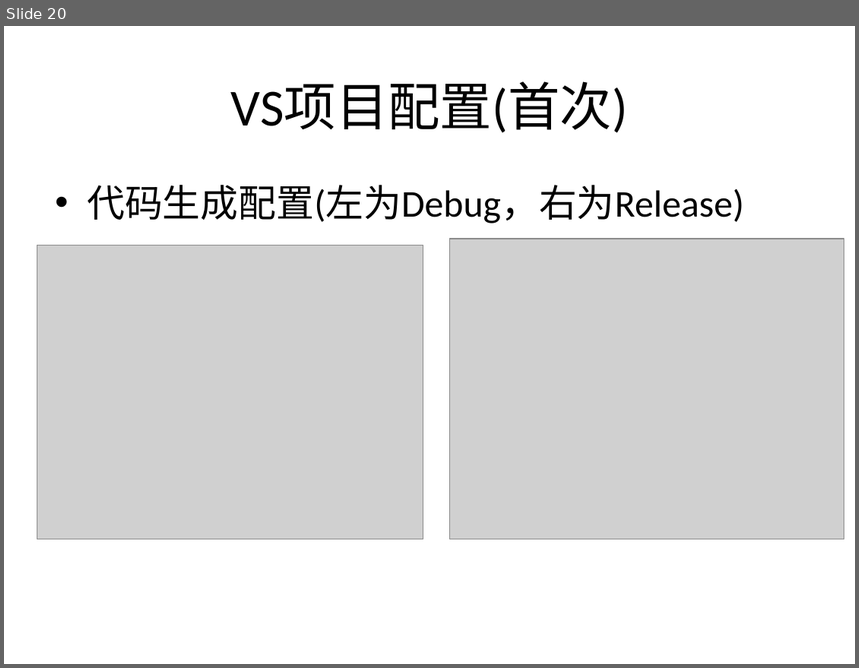
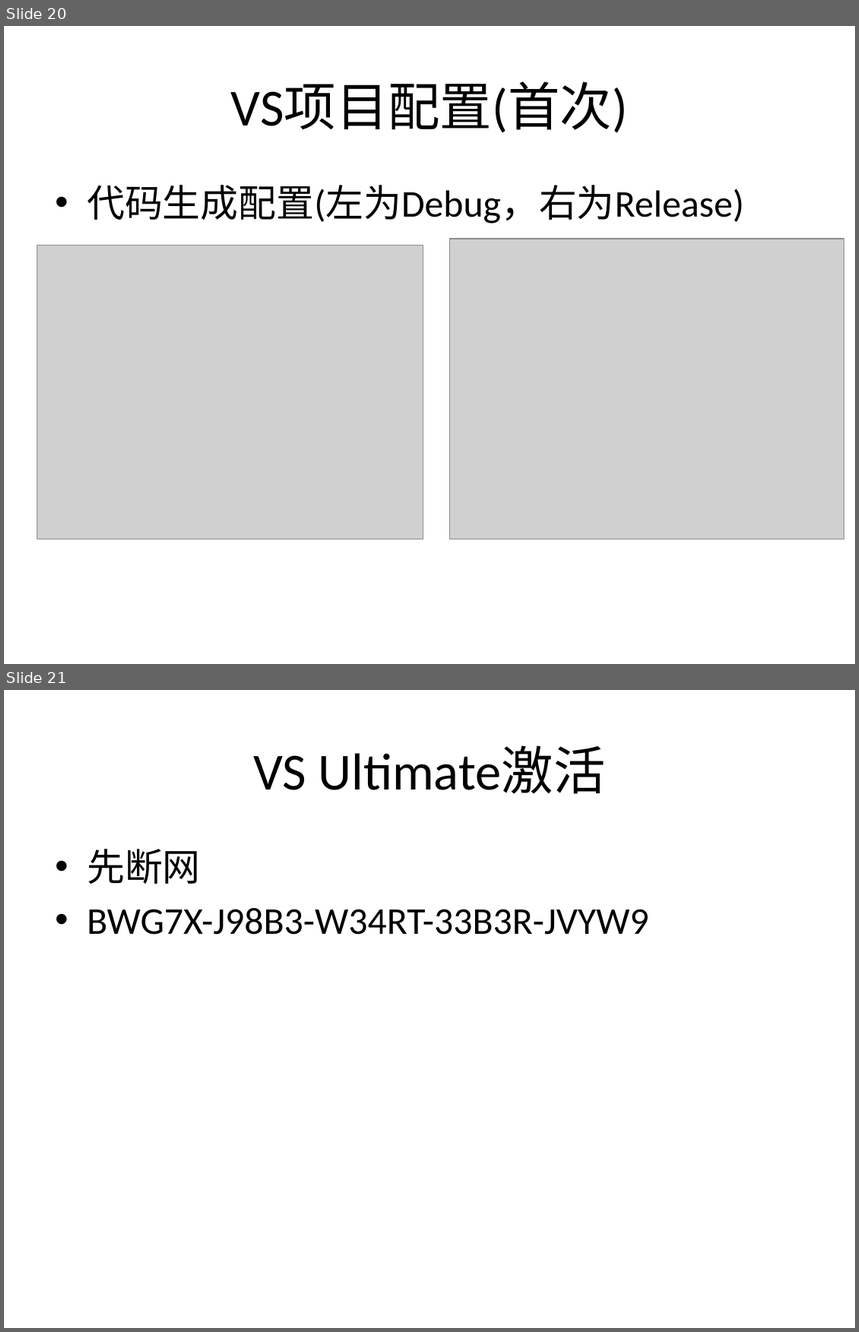
Before and after one commit to wangxinyu199306/Crab, a slide deck: Crab安装编译说明.pptx. Shown one above the other, each under a label of ours: slide 20 before the commit, slides 20 and 21 after it. The pictures are 859x668 and 859x1332 pixels, drawn with LibreOffice and Linux fonts; fonts in the diff are those of the drawing; grey boxes stand for pictures. Boxes give left, top, right and bottom in pixels: in the first picture for what was removed or moved away, otherwise in the second. Text is boxed around its words. In the diff, an @@ line names an element or a change of style, - is before the commit and + after.

```diff
--- a/Crab安装编译说明.pptx
+++ b/Crab安装编译说明.pptx
@@ slide 21 added at (x1=4, y1=690, x2=855, y2=1328), background #FFFFFF @@
@@ title added at (x1=253, y1=746, x2=606, y2=794), 44 pt, text #000000 @@
+VS Ultimate激活
@@ text added at (x1=87, y1=849, x2=649, y2=935), 32 pt, text #000000 @@
+• 先断网
+• BWG7X-J98B3-W34RT-33B3R-JVYW9
```
Also in this commit, not shown: 1 other slide added, 1 other file.
